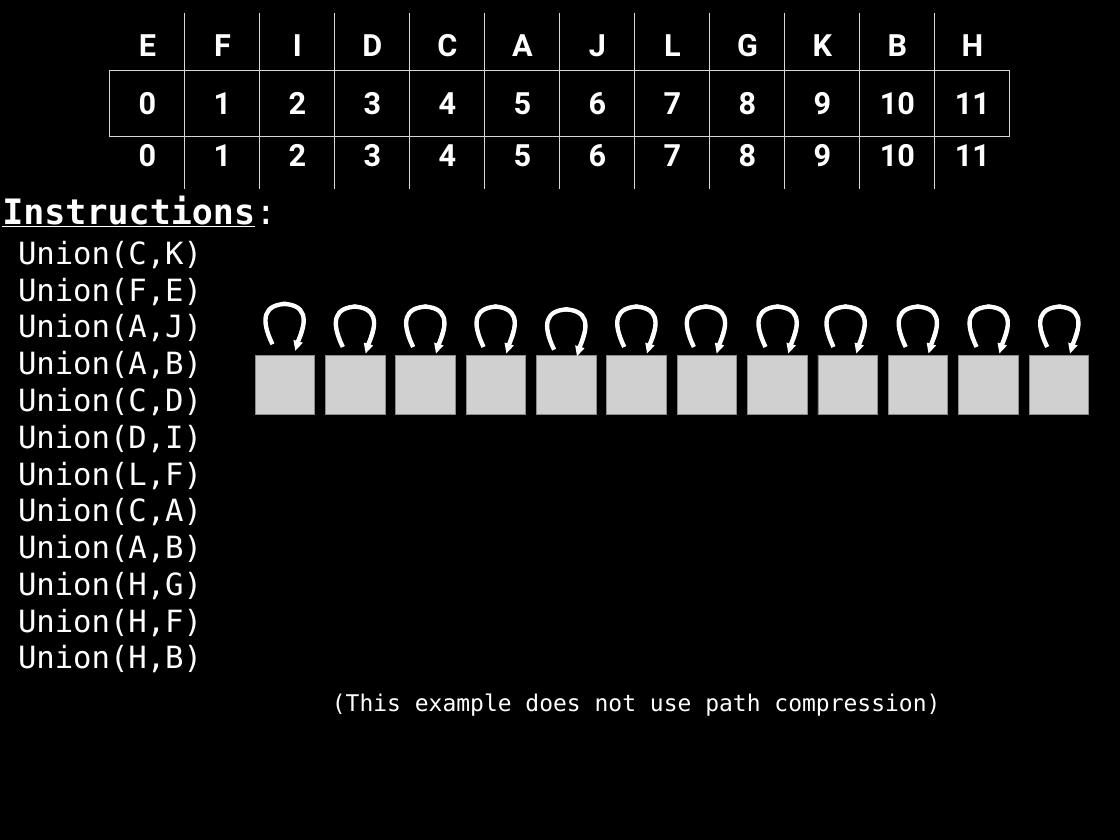
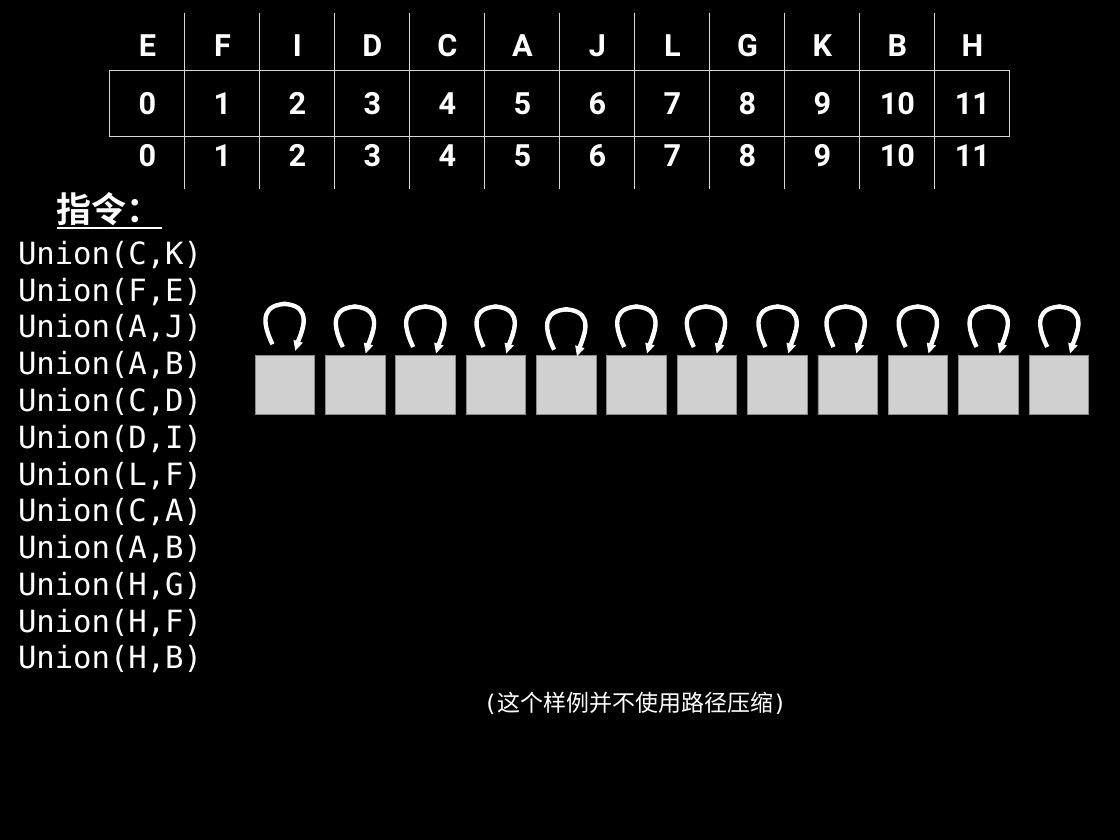
Before and after one commit to spring2go/Algorithms, a slide deck: slide 65 of slides/datastructures/unionfind/UnionFind.pptx. Drawn at 1120x840 pixels with LibreOffice and Linux fonts; fonts in the diff are those of the drawing; grey boxes stand for pictures. Boxes give left, top, right and bottom in pixels: in the first picture for what was removed or moved away, otherwise in the second. Text is boxed around its words. In the diff, an @@ line names an element or a change of style, - is before the commit and + after.

```diff
--- a/slides/datastructures/unionfind/UnionFind.pptx
+++ b/slides/datastructures/unionfind/UnionFind.pptx
@@ text at (x1=57, y1=192, x2=162, y2=229): text changed @@
-Instructions:
+指令：
@@ text at (x1=484, y1=692, x2=787, y2=714): text changed @@
-(This example does not use path compression)
+(这个样例并不使用路径压缩)
```
Also in this commit, not shown: 33 other slides changed, 3 slides added, 3 slides removed.
